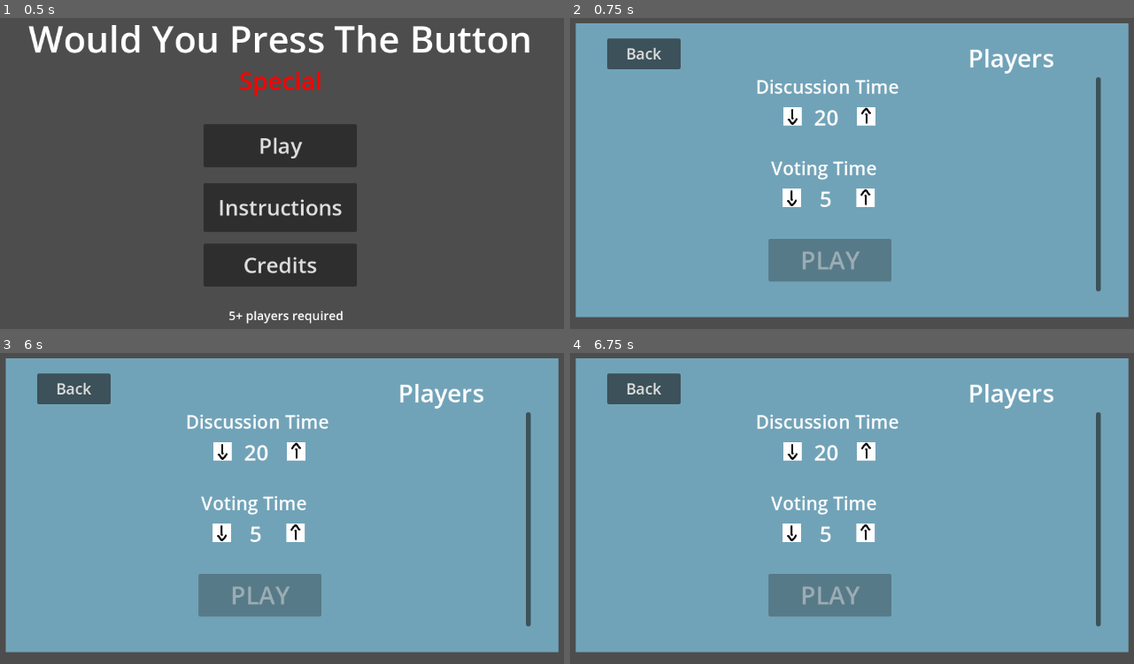
Above: before the commit, frames 1-4 (two rows, left to right).
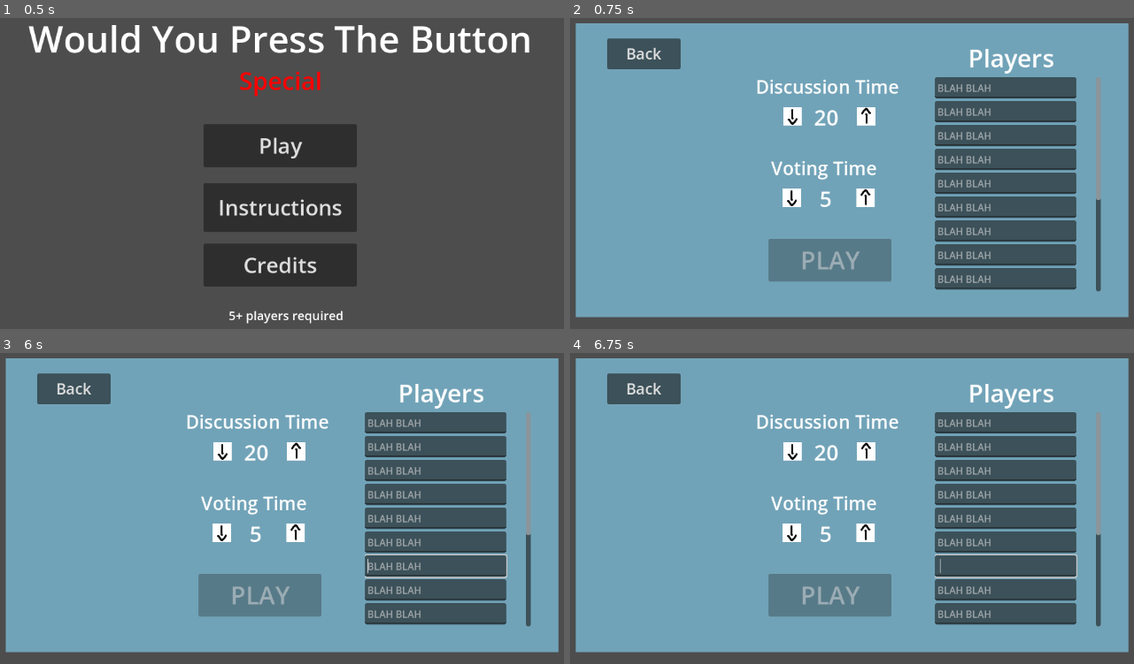
Above: after the commit, the same moments.

Repository: Beepered/WouldYouPressTheButton-Special
Game: Godot game, scene res://scenes/main_menu.tscn
Two runs of this game, one before a commit and one after it. Both use one fixed random seed, a clock stepped at 60 frames per second and the inputs below.
Inputs (mouse positions are in pixels of both pictures, inside the frame that each line leads up to):
- Up to frame 1 (0.5 s): no input
- Up to frame 2 (0.75 s): click "Play" at 0.5 s
- Up to frame 3 (6 s): click "Back" at 1.25 s; click "Play" at 2 s; tap Enter at 2.75, 4.25, 5.75 s; move the mouse to (219, 452) at 2.77 s; click (219, 452) at 2.92 s; tap Space at 3.5, 5 s; move the mouse to (298, 452) at 3.52 s; click (298, 452) at 3.67 s; move the mouse to (219, 533) at 4.27 s; click (219, 533) at 4.42 s; move the mouse to (293, 533) at 5.02 s; click (293, 533) at 5.17 s; move the mouse to (490, 570) at 5.77 s; click (490, 570) at 5.92 s
- Up to frame 4 (6.75 s): tap Space at 6.5 s; move the mouse to (637, 452) at 6.52 s; click (637, 452) at 6.67 s

Frame 1 is identical in both runs. In frame 2, 16% of the frame differs, in the area x 64-95%, y 19-88%; in frame 3, 16%; in frame 4, 16%.

Commit message:
scroll bar and 16 player names possible

Diff:
--- a/wouldyoupressthebutton-special/scenes/main_menu.tscn
+++ b/wouldyoupressthebutton-special/scenes/main_menu.tscn
@@ -92,7 +92,6 @@
 horizontal_alignment = 1
 
 [node name="Settings" type="Node2D" parent="CanvasLayer"]
-visible = false
 
 [node name="ColorRect" type="ColorRect" parent="CanvasLayer/Settings"]
 offset_left = 129.0
@@ -221,103 +220,159 @@
 [node name="VBoxContainer" type="VBoxContainer" parent="CanvasLayer/Settings/NumPlayers/ScrollContainer"]
 layout_mode = 2
 
-[node name="Line" type="LineEdit" parent="CanvasLayer/Settings/NumPlayers"]
-visible = false
-layout_mode = 0
-offset_top = 68.0
-offset_right = 230.0
-offset_bottom = 103.0
-placeholder_text = "BLAH BLAH"
-max_length = 20
-context_menu_enabled = false
-shortcut_keys_enabled = false
-middle_mouse_paste_enabled = false
-drag_and_drop_selection_enabled = false
-
-[node name="Line2" type="LineEdit" parent="CanvasLayer/Settings/NumPlayers"]
-visible = false
-layout_mode = 0
-offset_top = 108.0
-offset_right = 230.0
-offset_bottom = 143.0
-placeholder_text = "BLAH BLAH"
-max_length = 20
-context_menu_enabled = false
-shortcut_keys_enabled = false
-middle_mouse_paste_enabled = false
-drag_and_drop_selection_enabled = false
-
-[node name="Line3" type="LineEdit" parent="CanvasLayer/Settings/NumPlayers"]
-visible = false
-layout_mode = 0
-offset_top = 148.0
-offset_right = 230.0
-offset_bottom = 183.0
-placeholder_text = "BLAH BLAH"
-max_length = 20
-context_menu_enabled = false
-shortcut_keys_enabled = false
-middle_mouse_paste_enabled = false
-drag_and_drop_selection_enabled = false
-
-[node name="Line4" type="LineEdit" parent="CanvasLayer/Settings/NumPlayers"]
-visible = false
-layout_mode = 0
-offset_top = 188.0
-offset_right = 230.0
-offset_bottom = 223.0
-placeholder_text = "BLAH BLAH"
-max_length = 20
-context_menu_enabled = false
-shortcut_keys_enabled = false
-middle_mouse_paste_enabled = false
-drag_and_drop_selection_enabled = false
-
-[node name="Line5" type="LineEdit" parent="CanvasLayer/Settings/NumPlayers"]
-visible = false
-layout_mode = 0
-offset_top = 228.0
-offset_right = 230.0
-offset_bottom = 263.0
-placeholder_text = "BLAH BLAH"
-max_length = 20
-context_menu_enabled = false
-shortcut_keys_enabled = false
-middle_mouse_paste_enabled = false
-drag_and_drop_selection_enabled = false
-
-[node name="Line6" type="LineEdit" parent="CanvasLayer/Settings/NumPlayers"]
-visible = false
-layout_mode = 0
-offset_top = 268.0
-offset_right = 230.0
-offset_bottom = 303.0
-placeholder_text = "BLAH BLAH"
-max_length = 20
-context_menu_enabled = false
-shortcut_keys_enabled = false
-middle_mouse_paste_enabled = false
-drag_and_drop_selection_enabled = false
-
-[node name="Line7" type="LineEdit" parent="CanvasLayer/Settings/NumPlayers"]
-visible = false
-layout_mode = 0
-offset_top = 308.0
-offset_right = 230.0
-offset_bottom = 343.0
-placeholder_text = "BLAH BLAH"
-max_length = 20
-context_menu_enabled = false
-shortcut_keys_enabled = false
-middle_mouse_paste_enabled = false
-drag_and_drop_selection_enabled = false
-
-[node name="Line8" type="LineEdit" parent="CanvasLayer/Settings/NumPlayers"]
-visible = false
-layout_mode = 0
-offset_top = 348.0
-offset_right = 230.0
-offset_bottom = 383.0
+[node name="Line" type="LineEdit" parent="CanvasLayer/Settings/NumPlayers/ScrollContainer/VBoxContainer"]
+custom_minimum_size = Vector2(230, 35)
+layout_mode = 2
+placeholder_text = "BLAH BLAH"
+max_length = 20
+context_menu_enabled = false
+shortcut_keys_enabled = false
+middle_mouse_paste_enabled = false
+drag_and_drop_selection_enabled = false
+
+[node name="Line2" type="LineEdit" parent="CanvasLayer/Settings/NumPlayers/ScrollContainer/VBoxContainer"]
+custom_minimum_size = Vector2(230, 35)
+layout_mode = 2
+placeholder_text = "BLAH BLAH"
+max_length = 20
+context_menu_enabled = false
+shortcut_keys_enabled = false
+middle_mouse_paste_enabled = false
+drag_and_drop_selection_enabled = false
+
+[node name="Line3" type="LineEdit" parent="CanvasLayer/Settings/NumPlayers/ScrollContainer/VBoxContainer"]
+custom_minimum_size = Vector2(230, 35)
+layout_mode = 2
+placeholder_text = "BLAH BLAH"
+max_length = 20
+context_menu_enabled = false
+shortcut_keys_enabled = false
+middle_mouse_paste_enabled = false
+drag_and_drop_selection_enabled = false
+
+[node name="Line4" type="LineEdit" parent="CanvasLayer/Settings/NumPlayers/ScrollContainer/VBoxContainer"]
+custom_minimum_size = Vector2(230, 35)
+layout_mode = 2
+placeholder_text = "BLAH BLAH"
+max_length = 20
+context_menu_enabled = false
+shortcut_keys_enabled = false
+middle_mouse_paste_enabled = false
+drag_and_drop_selection_enabled = false
+
+[node name="Line5" type="LineEdit" parent="CanvasLayer/Settings/NumPlayers/ScrollContainer/VBoxContainer"]
+custom_minimum_size = Vector2(230, 35)
+layout_mode = 2
+placeholder_text = "BLAH BLAH"
+max_length = 20
+context_menu_enabled = false
+shortcut_keys_enabled = false
+middle_mouse_paste_enabled = false
+drag_and_drop_selection_enabled = false
+
+[node name="Line6" type="LineEdit" parent="CanvasLayer/Settings/NumPlayers/ScrollContainer/VBoxContainer"]
+custom_minimum_size = Vector2(230, 35)
+layout_mode = 2
+placeholder_text = "BLAH BLAH"
+max_length = 20
+context_menu_enabled = false
+shortcut_keys_enabled = false
+middle_mouse_paste_enabled = false
+drag_and_drop_selection_enabled = false
+
+[node name="Line7" type="LineEdit" parent="CanvasLayer/Settings/NumPlayers/ScrollContainer/VBoxContainer"]
+custom_minimum_size = Vector2(230, 35)
+layout_mode = 2
+placeholder_text = "BLAH BLAH"
+max_length = 20
+context_menu_enabled = false
+shortcut_keys_enabled = false
+middle_mouse_paste_enabled = false
+drag_and_drop_selection_enabled = false
+
+[node name="Line8" type="LineEdit" parent="CanvasLayer/Settings/NumPlayers/ScrollContainer/VBoxContainer"]
+custom_minimum_size = Vector2(230, 35)
+layout_mode = 2
+placeholder_text = "BLAH BLAH"
+max_length = 20
+context_menu_enabled = false
+shortcut_keys_enabled = false
+middle_mouse_paste_enabled = false
+drag_and_drop_selection_enabled = false
+
+[node name="Line9" type="LineEdit" parent="CanvasLayer/Settings/NumPlayers/ScrollContainer/VBoxContainer"]
+custom_minimum_size = Vector2(230, 35)
+layout_mode = 2
+placeholder_text = "BLAH BLAH"
+max_length = 20
+context_menu_enabled = false
+shortcut_keys_enabled = false
+middle_mouse_paste_enabled = false
+drag_and_drop_selection_enabled = false
+
+[node name="Line10" type="LineEdit" parent="CanvasLayer/Settings/NumPlayers/ScrollContainer/VBoxContainer"]
+custom_minimum_size = Vector2(230, 35)
+layout_mode = 2
+placeholder_text = "BLAH BLAH"
+max_length = 20
+context_menu_enabled = false
+shortcut_keys_enabled = false
+middle_mouse_paste_enabled = false
+drag_and_drop_selection_enabled = false
+
+[node name="Line11" type="LineEdit" parent="CanvasLayer/Settings/NumPlayers/ScrollContainer/VBoxContainer"]
+custom_minimum_size = Vector2(230, 35)
+layout_mode = 2
+placeholder_text = "BLAH BLAH"
+max_length = 20
+context_menu_enabled = false
+shortcut_keys_enabled = false
+middle_mouse_paste_enabled = false
+drag_and_drop_selection_enabled = false
+
+[node name="Line12" type="LineEdit" parent="CanvasLayer/Settings/NumPlayers/ScrollContainer/VBoxContainer"]
+custom_minimum_size = Vector2(230, 35)
+layout_mode = 2
+placeholder_text = "BLAH BLAH"
+max_length = 20
+context_menu_enabled = false
+shortcut_keys_enabled = false
+middle_mouse_paste_enabled = false
+drag_and_drop_selection_enabled = false
+
+[node name="Line13" type="LineEdit" parent="CanvasLayer/Settings/NumPlayers/ScrollContainer/VBoxContainer"]
+custom_minimum_size = Vector2(230, 35)
+layout_mode = 2
+placeholder_text = "BLAH BLAH"
+max_length = 20
+context_menu_enabled = false
+shortcut_keys_enabled = false
+middle_mouse_paste_enabled = false
+drag_and_drop_selection_enabled = false
+
+[node name="Line14" type="LineEdit" parent="CanvasLayer/Settings/NumPlayers/ScrollContainer/VBoxContainer"]
+custom_minimum_size = Vector2(230, 35)
+layout_mode = 2
+placeholder_text = "BLAH BLAH"
+max_length = 20
+context_menu_enabled = false
+shortcut_keys_enabled = false
+middle_mouse_paste_enabled = false
+drag_and_drop_selection_enabled = false
+
+[node name="Line15" type="LineEdit" parent="CanvasLayer/Settings/NumPlayers/ScrollContainer/VBoxContainer"]
+custom_minimum_size = Vector2(230, 35)
+layout_mode = 2
+placeholder_text = "BLAH BLAH"
+max_length = 20
+context_menu_enabled = false
+shortcut_keys_enabled = false
+middle_mouse_paste_enabled = false
+drag_and_drop_selection_enabled = false
+
+[node name="Line16" type="LineEdit" parent="CanvasLayer/Settings/NumPlayers/ScrollContainer/VBoxContainer"]
+custom_minimum_size = Vector2(230, 35)
+layout_mode = 2
 placeholder_text = "BLAH BLAH"
 max_length = 20
 context_menu_enabled = false
--- a/wouldyoupressthebutton-special/scripts/menu/main_menu.gd
+++ b/wouldyoupressthebutton-special/scripts/menu/main_menu.gd
@@ -1,8 +1,6 @@
 extends Node2D
 
-@onready var playerNames = [$CanvasLayer/Settings/NumPlayers/Line, $CanvasLayer/Settings/NumPlayers/Line2, $CanvasLayer/Settings/NumPlayers/Line3,
-$CanvasLayer/Settings/NumPlayers/Line4, $CanvasLayer/Settings/NumPlayers/Line5, $CanvasLayer/Settings/NumPlayers/Line6,
-$CanvasLayer/Settings/NumPlayers/Line7, $CanvasLayer/Settings/NumPlayers/Line8]
+@onready var playerNames = $CanvasLayer/Settings/NumPlayers/ScrollContainer/VBoxContainer.get_children()
 
 @onready var mainMenu = $"CanvasLayer/main menu"
 
